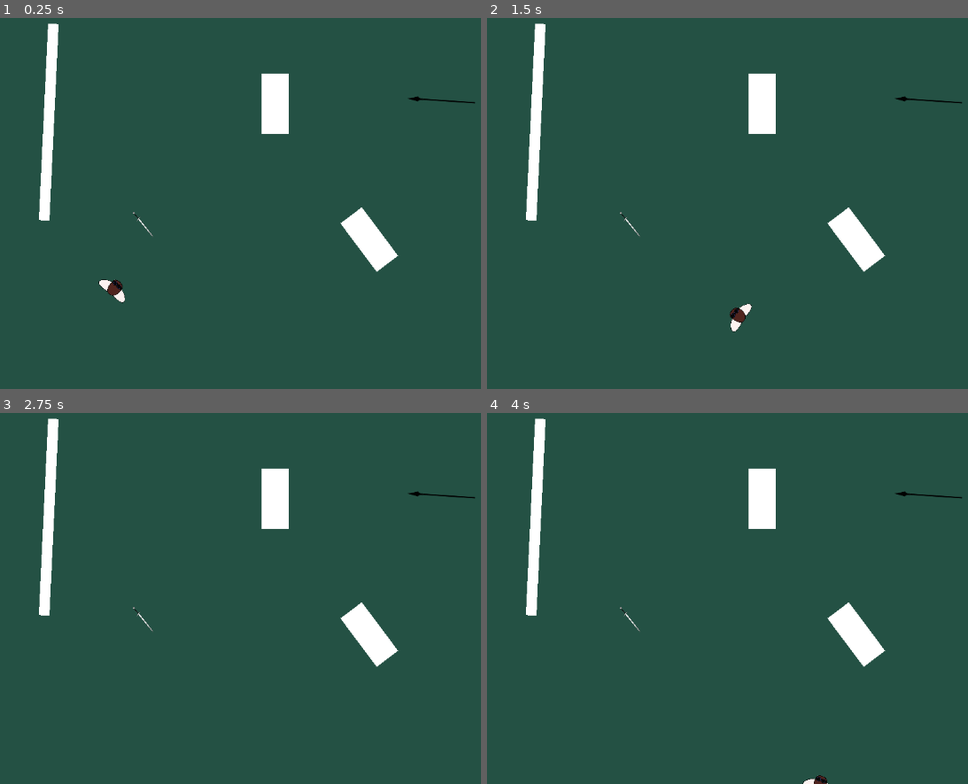
Above: before the commit, frames 1-4 (two rows, left to right).
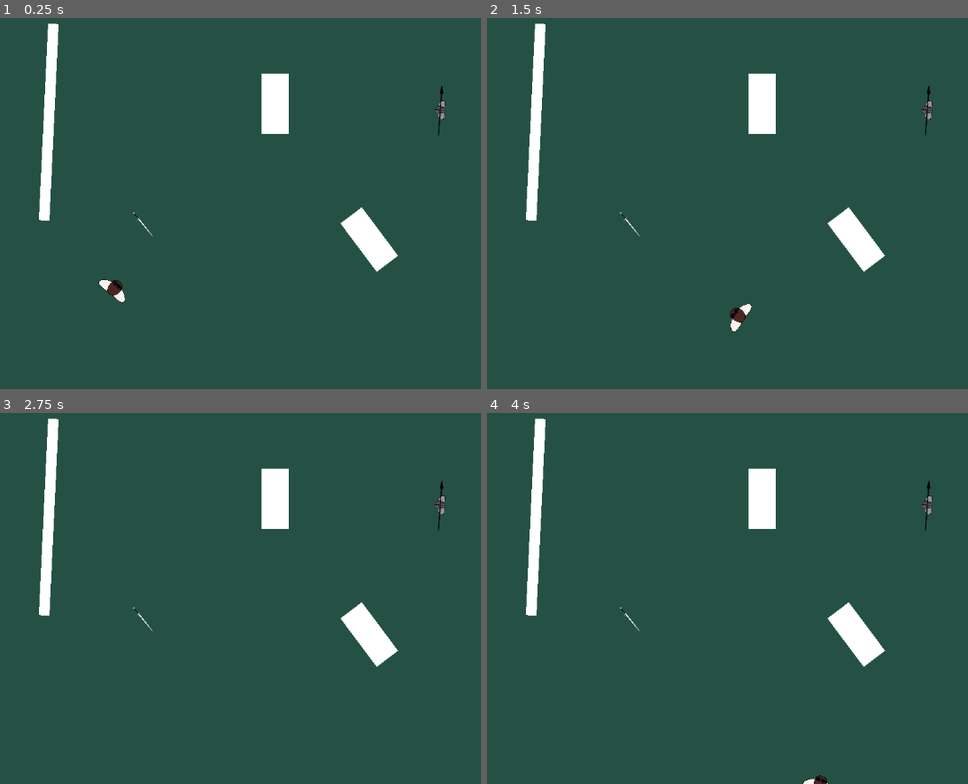
Above: after the commit, the same moments.

Repository: PierceFrancis/Godot-Final-Project
Game: Godot game, scene res://Scenes/ai_test.tscn
Two runs of this game, one before a commit and one after it. Both use one fixed random seed, a clock stepped at 60 frames per second and the inputs below. This scene is started directly instead of the project's main scene. The engine's default icon, where the game draws it, is replaced by a stand-in: a white triangle on a blue panel in a dark square.
Inputs (mouse positions are in pixels of both pictures, inside the frame that each line leads up to):
- Up to frame 1 (0.25 s): no input
- Up to frame 2 (1.5 s): tap Enter at 0.5 s; move the mouse to (828, 170) at 0.52 s; hold D (move_right) 0.53-1.28 s; tap E (action_button) at 0.6 s; move the mouse to (535, 210) at 1.27 s; hold S (move_down) from 1.28 s (still down); click (535, 210) at 1.35 s
- Up to frame 3 (2.75 s): move the mouse to (259, 498) at 2.02 s; release S (move_down) at 2.03 s; hold D (move_right) from 2.03 s (still down); hold Space (dash) from 2.03 s (still down)
- Up to frame 4 (4 s): move the mouse to (640, 665) at 2.77 s; release D (move_right) at 2.78 s; release Space (dash) at 2.78 s; hold W (move_up) 2.78-3.53 s; tap E (action_button) at 2.85 s; tap Enter at 3.5 s; move the mouse to (886, 643) at 3.52 s; press the mouse at (886, 643) at 3.53 s; hold Left (move_left) from 3.53 s (still down)

The runs differ from the first frame. In frame 1, 0.2% of the frame differs, in the area x 84-99%, y 18-32%; in frame 2, 0.2%; in frame 3, 0.2%; in frame 4, 0.2%.

Commit message:
charger plays  attack animation

Diff:
--- a/Scenes/another_test.tscn
+++ /dev/null
@@ -1,91 +0,0 @@
-[gd_scene load_steps=9 format=3 uid="uid://btx8kh0afk152"]
-
-[ext_resource type="PackedScene" uid="uid://ecawa3jdj2h2" path="res://Scenes/Player.tscn" id="1_nj2g3"]
-[ext_resource type="PackedScene" uid="uid://dnsvnutvsftmr" path="res://Scenes/weapon_pickup.tscn" id="2_7tkmi"]
-[ext_resource type="PackedScene" uid="uid://b4vjb0pt4vr3g" path="res://Scenes/ui.tscn" id="3_mpmpg"]
-[ext_resource type="PackedScene" uid="uid://b7e5c5e5t4hsc" path="res://Scenes/enemy_dummy.tscn" id="4_ga5xi"]
-[ext_resource type="PackedScene" uid="uid://cclmvq6r67lxa" path="res://Scenes/charger.tscn" id="5_xnb2w"]
-
-[sub_resource type="NavigationPolygon" id="NavigationPolygon_k4tli"]
-vertices = PackedVector2Array(347.3672, -175.39844, 276.78125, -175, -347.03125, -264.6875, -649.96094, -410.8672, 637.25, -395.10938, -386.9922, -266.59375, 659.71094, 440.6797, 347.21875, -56.6875, -72.25, 232.29688, -128.46094, 275, 276.6172, -56.289063, -143.35938, 137.25, -647.03125, 401.28906, -403.0078, 73.67969, -363.0625, 75.578125, -199.59375, 179.9375)
-polygons = Array[PackedInt32Array]([PackedInt32Array(0, 1, 2, 3, 4), PackedInt32Array(3, 2, 5), PackedInt32Array(0, 4, 6, 7), PackedInt32Array(8, 7, 6, 9), PackedInt32Array(10, 7, 8, 11), PackedInt32Array(12, 3, 5, 13), PackedInt32Array(14, 2, 1, 10, 11), PackedInt32Array(14, 11, 15, 12, 13), PackedInt32Array(12, 15, 9), PackedInt32Array(6, 12, 9)])
-outlines = Array[PackedVector2Array]([PackedVector2Array(-660, -421, 647, -405, 670, 451, -657, 411)])
-agent_radius = 302.55
-
-[sub_resource type="BoxMesh" id="BoxMesh_wlync"]
-
-[sub_resource type="RectangleShape2D" id="RectangleShape2D_sbxmf"]
-size = Vector2(323, 20)
-
-[node name="AnotherTest" type="Node2D"]
-
-[node name="ColorRect" type="ColorRect" parent="."]
-offset_left = -1572.0
-offset_top = -945.0
-offset_right = 1606.0
-offset_bottom = 984.0
-color = Color(0.14139813, 0.31891572, 0.26833078, 1)
-metadata/_edit_lock_ = true
-
-[node name="Player" parent="." instance=ExtResource("1_nj2g3")]
-position = Vector2(0, -3)
-rotation = -1.5707964
-scale = Vector2(0.29305613, 0.29305613)
-
-[node name="weapon_pickup2" parent="." instance=ExtResource("2_7tkmi")]
-position = Vector2(116, -215)
-
-[node name="UI" parent="." instance=ExtResource("3_mpmpg")]
-
-[node name="Enemy_dummy" parent="." instance=ExtResource("4_ga5xi")]
-position = Vector2(52, 302)
-collision_layer = 1
-collision_mask = 1
-
-[node name="NavigationRegion2D" type="NavigationRegion2D" parent="."]
-navigation_polygon = SubResource("NavigationPolygon_k4tli")
-
-[node name="obstacle4" type="StaticBody2D" parent="NavigationRegion2D"]
-position = Vector2(-375, -96.00001)
-rotation = 1.6178564
-scale = Vector2(0.99272645, 1)
-
-[node name="MeshInstance2D" type="MeshInstance2D" parent="NavigationRegion2D/obstacle4"]
-scale = Vector2(322.17657, 17.191566)
-mesh = SubResource("BoxMesh_wlync")
-
-[node name="CollisionShape2D" type="CollisionShape2D" parent="NavigationRegion2D/obstacle4"]
-position = Vector2(0.5, 0)
-shape = SubResource("RectangleShape2D_sbxmf")
-
-[node name="obstacle2" type="StaticBody2D" parent="NavigationRegion2D"]
-position = Vector2(-135.99994, 206.00003)
-rotation = 0.92849964
-scale = Vector2(0.3056079, 2.5296962)
-skew = -0.0070174932
-
-[node name="MeshInstance2D" type="MeshInstance2D" parent="NavigationRegion2D/obstacle2"]
-scale = Vector2(322.17657, 17.191566)
-mesh = SubResource("BoxMesh_wlync")
-
-[node name="CollisionShape2D" type="CollisionShape2D" parent="NavigationRegion2D/obstacle2"]
-position = Vector2(0.5, 0)
-shape = SubResource("RectangleShape2D_sbxmf")
-
-[node name="obstacle3" type="StaticBody2D" parent="NavigationRegion2D"]
-position = Vector2(312, -116.000015)
-rotation = 1.57215
-scale = Vector2(0.3056079, 2.529696)
-skew = -0.0070174932
-
-[node name="MeshInstance2D" type="MeshInstance2D" parent="NavigationRegion2D/obstacle3"]
-scale = Vector2(322.17657, 17.191566)
-mesh = SubResource("BoxMesh_wlync")
-
-[node name="CollisionShape2D" type="CollisionShape2D" parent="NavigationRegion2D/obstacle3"]
-position = Vector2(0.5, 0)
-shape = SubResource("RectangleShape2D_sbxmf")
-
-[node name="Charger" parent="." node_paths=PackedStringArray("player") instance=ExtResource("5_xnb2w")]
-position = Vector2(-271, -204)
-player = NodePath("../Player")
--- a/Scenes/charger.tscn
+++ b/Scenes/charger.tscn
@@ -1,11 +1,10 @@
-[gd_scene load_steps=14 format=3 uid="uid://cclmvq6r67lxa"]
+[gd_scene load_steps=15 format=3 uid="uid://cclmvq6r67lxa"]
 
 [ext_resource type="Script" uid="uid://dh7klp2yfu4sf" path="res://Scripts/charger.gd" id="1_34ipw"]
 [ext_resource type="Script" uid="uid://kqk3o7wox8aj" path="res://Scenes/ray_cast_2d.gd" id="2_ljrdh"]
 [ext_resource type="Texture2D" uid="uid://gvvui5egjjm8" path="res://assets/Spear.png" id="2_m3mk2"]
+[ext_resource type="Texture2D" uid="uid://dbhq45n7ugxp6" path="res://assets/Charge_1.png" id="2_net6l"]
 [ext_resource type="PackedScene" uid="uid://c4i4kclxk6sa2" path="res://Scenes/charger_attack.tscn" id="4_775b5"]
-
-[sub_resource type="BoxMesh" id="BoxMesh_acnta"]
 
 [sub_resource type="Animation" id="Animation_net6l"]
 resource_name = "thrust"
@@ -19,7 +18,7 @@
 "times": PackedFloat32Array(0, 0.1, 0.46666667),
 "transitions": PackedFloat32Array(1, 1, 1),
 "update": 0,
-"values": [2.3380907, 2.2366703, 2.3380907]
+"values": [0.73112917, 0.48065433, 0.73112917]
 }
 tracks/1/type = "value"
 tracks/1/imported = false
@@ -31,7 +30,7 @@
 "times": PackedFloat32Array(0, 0.1, 0.4),
 "transitions": PackedFloat32Array(1, 1, 1),
 "update": 0,
-"values": [Vector2(-1, 16), Vector2(18, 15.999999), Vector2(-1, 16)]
+"values": [Vector2(894.4606, -6.6812325), Vector2(734.9905, -1396.9506), Vector2(894.4606, -6.6812325)]
 }
 
 [sub_resource type="Animation" id="Animation_o0110"]
@@ -67,7 +66,10 @@
 &"thrust": SubResource("Animation_net6l")
 }
 
+[sub_resource type="BoxMesh" id="BoxMesh_acnta"]
+
 [sub_resource type="RectangleShape2D" id="RectangleShape2D_bxwl7"]
+size = Vector2(20, 36)
 
 [sub_resource type="RectangleShape2D" id="RectangleShape2D_svsoo"]
 size = Vector2(27.651697, 24.59843)
@@ -139,21 +141,28 @@
 collision_mask = 2
 script = ExtResource("1_34ipw")
 
-[node name="MeshInstance2D" type="MeshInstance2D" parent="."]
-mesh = SubResource("BoxMesh_acnta")
-
-[node name="spear" type="Sprite2D" parent="MeshInstance2D"]
+[node name="Sprite2D" type="Sprite2D" parent="."]
+rotation = 1.5782658
+scale = Vector2(0.020123301, 0.020123301)
+texture = ExtResource("2_net6l")
+
+[node name="spear" type="Sprite2D" parent="Sprite2D"]
 position = Vector2(-1, 16)
 rotation = 2.3380907
-scale = Vector2(0.4416357, 0.4416357)
+scale = Vector2(16.512291, 16.512291)
 texture = ExtResource("2_m3mk2")
 
-[node name="AnimationPlayer" type="AnimationPlayer" parent="MeshInstance2D/spear"]
+[node name="AnimationPlayer" type="AnimationPlayer" parent="Sprite2D/spear"]
 libraries = {
 &"": SubResource("AnimationLibrary_ro4d8")
 }
 
+[node name="MeshInstance2D" type="MeshInstance2D" parent="."]
+visible = false
+mesh = SubResource("BoxMesh_acnta")
+
 [node name="CollisionShape2D" type="CollisionShape2D" parent="."]
+position = Vector2(0, 1)
 shape = SubResource("RectangleShape2D_bxwl7")
 
 [node name="DetectionShape" type="Area2D" parent="."]
--- a/Scripts/charger.gd
+++ b/Scripts/charger.gd
@@ -7,7 +7,7 @@
 @onready var nav_agent : NavigationAgent2D = $NavigationAgent2D
 
 
-@onready var spear = $MeshInstance2D/spear
+@onready var spear = $Sprite2D/spear
 @onready var chargerAttack = $ChargerAttack
 @onready var spear_hitbox = $ChargerAttack/Area2D/CollisionShape2D
 
@@ -47,7 +47,7 @@
 		Attacking = false
 		print("tyring to attack")
 
-		var ap = $MeshInstance2D/spear/AnimationPlayer
+		var ap = $Sprite2D/spear/AnimationPlayer
 		ap.speed_scale = ap.get_animation("thrust").length / thrust_time
 		ap.play("thrust")
 
@@ -147,3 +147,4 @@
 		if Hostile:
 			Charging = true
 	Attacking =false
+	can_thrust = true
Binary file added: assets/Charge_1.png
Not shown, added: assets/Charge_1.png.import
Not shown, added: Scenes/another_test.tscn696322607562.tmp
